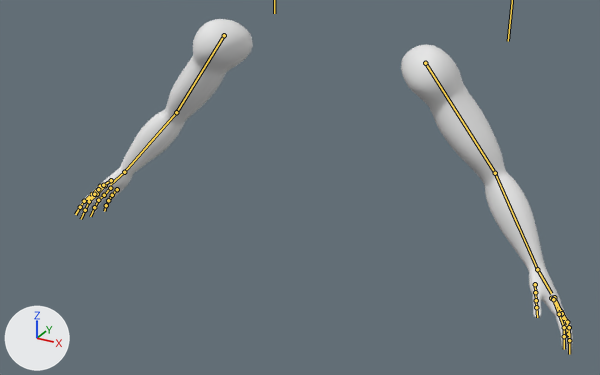
What one commit did to the Blender file Blender/Animazioni/AnimazioniBraccia.blend.
Rendered twice from a 50 mm camera at (0.883, -1.697, 0.491) aimed at (0.067, -0.212, -0.251). Arrows for +X, +Y and +Z are at lower left; the lights stay in place. The older version comes first. The bones that change, and the others that lie on the model, are drawn over the model as lines.

The first picture shows 'Character.001'.
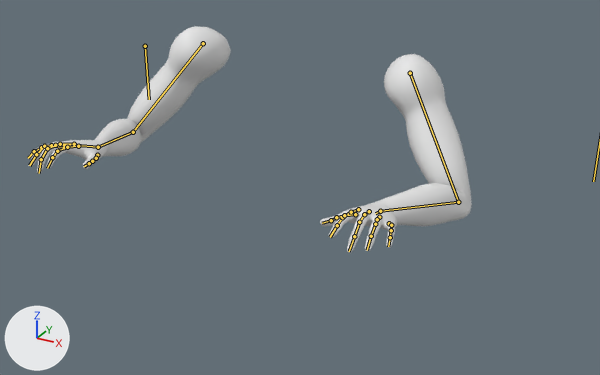
The newer file adds an action. The first version stands in its rest pose; the second is drawn at frame 28 of the action 'AS_JumpLoop'.

Boxes (x1, y1, x2, y2) around the edits, measured in the pictures (600 x 375 px):
'Character.001', posed (11% narrower, 32% shorter)
    before: (75, 19, 573, 355)
    after: (28, 26, 472, 253)
bone 'Arm.L', root to tip
    before: (425, 63) to (495, 173)
    after: (410, 73) to (458, 202)
bone 'LittleFinger.L.001', root to tip
    before: (559, 309) to (563, 318)
    after: (391, 225) to (391, 230)
bone 'Annular.L.001', root to tip
    before: (561, 311) to (567, 322)
    after: (377, 219) to (375, 224)
bone 'MiddleFinger.L.001', root to tip
    before: (562, 313) to (569, 327)
    after: (364, 214) to (359, 222)
bone 'Index.L.001', root to tip
    before: (559, 314) to (564, 327)
    after: (351, 212) to (342, 217)
bone 'Arm.R', root to tip
    before: (224, 35) to (176, 112)
    after: (203, 43) to (133, 132)
bone 'LittleFinger.R.001', root to tip
    before: (112, 195) to (108, 200)
    after: (51, 145) to (41, 147)
bone 'Annular.R.001', root to tip
    before: (104, 195) to (98, 200)
    after: (55, 145) to (44, 146)
bone 'MiddleFinger.R.001', root to tip
    before: (97, 194) to (89, 201)
    after: (60, 144) to (47, 148)
bone 'Index.R.001', root to tip
    before: (92, 194) to (84, 201)
    after: (67, 147) to (57, 151)

The change in detail:
Bone 'Arm.L' (bone_arm_l) moves from (0.0, 0.0, 0.0) to (0.055, -0.004, -0.072).
Bone 'LittleFinger.L.001' (bone_littlefinger_l_001) turns from (0, 0, 0) to (0, 0, 10) degrees about its own x, y and z.
Bone 'Annular.L.001' (bone_annular_l_001) turns from (0, 0, 0) to (0, 0, 13) degrees about its own x, y and z.
Bone 'MiddleFinger.L.001' (bone_middlefinger_l_001) turns from (0, 0, 0) to (0, 0, 18) degrees about its own x, y and z.
Bone 'Index.L.001' (bone_index_l_001) turns from (0, 0, 0) to (0, 0, 11) degrees about its own x, y and z.
Bone 'Arm.R' (bone_arm_r) moves from (0.0, 0.0, 0.0) to (-0.055, -0.004, -0.072).
Bone 'LittleFinger.R.001' (bone_littlefinger_r_001) moves from (0.0, 0.0, 0.0) to (-0.001, -0.002, 0.0).
Bone 'LittleFinger.R.001' (bone_littlefinger_r_001) turns from (0, 0, 0) to (0, 0, -10) degrees about its own x, y and z.
Bone 'Annular.R.001' (bone_annular_r_001) turns from (0, 0, 0) to (0, 0, -13) degrees about its own x, y and z.
Bone 'MiddleFinger.R.001' (bone_middlefinger_r_001) moves from (0.0, 0.0, 0.0) to (0.01, 0.004, 0.0).
Bone 'MiddleFinger.R.001' (bone_middlefinger_r_001) turns from (0, 0, 0) to (0, 0, -18) degrees about its own x, y and z.
Bone 'Index.R.001' (bone_index_r_001) turns from (0, 0, 0) to (0, 0, -11) degrees about its own x, y and z.
Bone 'Pole.L' (bone_pole_l) moves from (0.0, 0.0, 0.0) to (-0.289, 0.237, 0.241).
Bone 'Pole.R' (bone_pole_r) moves from (0.0, 0.0, 0.0) to (0.289, 0.237, 0.241).
Bone 'CB_Hand.L' (bone_cb_hand_l) moves from (0.0, 0.0, 0.0) to (0.067, -0.111, 0.445).
Bone 'CB_Hand.L' (bone_cb_hand_l) turns from (0, 0, 0) to (47, 62, 23) degrees about its own x, y and z.
Bone 'CB_Hand.R' (bone_cb_hand_r) moves from (0.0, 0.0, 0.0) to (-0.071, -0.102, 0.441).
Bone 'CB_Hand.R' (bone_cb_hand_r) turns from (0, 0, 0) to (47, -62, -23) degrees about its own x, y and z.
